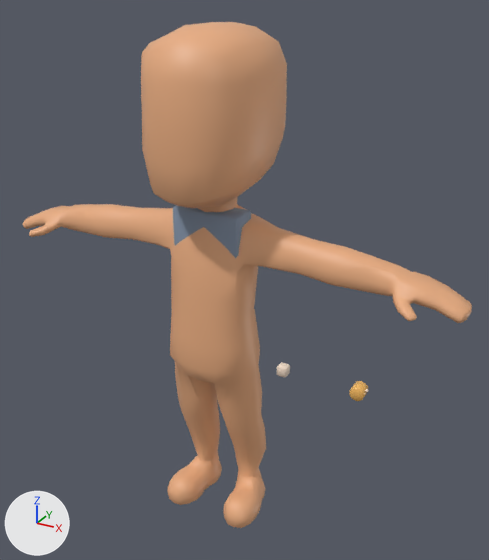
Before and after pictures for a commit that changed the glTF model unity/Assets/Art/EarlyGame/staff-kit/staff-founder-idle.glb.
Before and after are seen from a 50 mm camera at (1.08, -1.78, 1.85) aimed at (-0.07, 0.32, 0.8). Every picture has the same lights, and +X, +Y and +Z are marked at lower left. The picture after the commit comes second. Where no turn or scale is listed for an object, it has been applied to the vertices. Vertices at exactly the same position are counted once.

Names of what the first picture shows: 'Blazer', 'FounderMug', 'Hand_-1', 'Torso'.
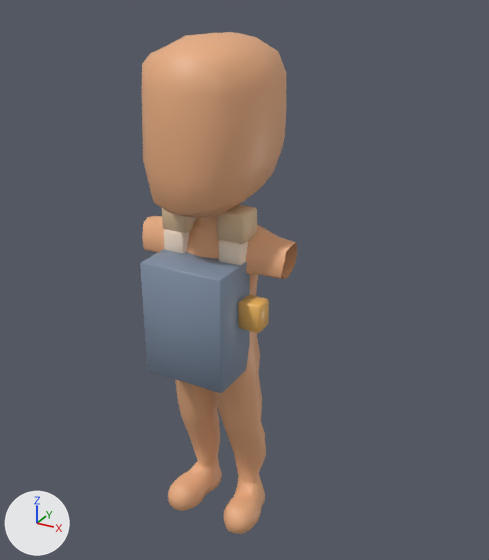
ob_staffroot is not drawn itself; it is the parent of ob_hips.

Edits to the bpy script that builds the scene:
```text
Change me_cube_005:
    remove me_cube_005.from_pydata(...)  # 24 vertices, 44 faces; spans x -0.2342..-0.1783, y 0.9528..1.0087, z -0.0187..0.0372
    add me_cube_005.from_pydata(...)  # 24 vertices, 44 faces; spans x -0.1396..-0.0665, y 0.87..0.9345, z 0.0321..0.0966
    me_cube_005 part 4: 24 of 24 vertices moved; they spanned x -0.2342..-0.1783, y 0.9528..1.0087, z -0.0187..0.0372 and now span x -0.1396..-0.0665, y 0.87..0.9345, z 0.0321..0.0966; mean shift (0.1032, -0.0784, 0.055)
Change me_cylinder:
    used by ob_foundermug; parent = ob_hand_1; location = (0.0, 0.0, 0.0)
    remove me_cylinder.from_pydata(...)  # 48 vertices, 92 faces; spans x 0.1685..0.2445, y 0.9407..1.0207, z -0.0287..0.0473
    add me_cylinder.from_pydata(...)  # 24 vertices, 44 faces; spans x 0.1506..0.228, y 0.855..0.9496, z 0.0643..0.1331
    me_cylinder part 5: the whole mesh is rebuilt
Change me_charactermedium:
    used by ob_torso; parent = ob_hips; location = (0.0, 0.0, 0.0)
    remove me_charactermedium.from_pydata(...)  # 1130 vertices, 2256 faces; spans x -0.82..0.82, y 0.0..1.72, z -0.24..0.23
    add me_charactermedium.from_pydata(...)  # 770 vertices, 1518 faces; spans x -0.27..0.27, y 0.0..1.72, z -0.24..0.23
    me_charactermedium part 1: 180 vertices removed from x 0.32..0.82, y 0.97..1.11, z -0.04..0.15
    me_charactermedium part 2: 180 vertices removed from x -0.82..-0.32, y 0.97..1.11, z -0.04..0.15
Change me_cube_014:
    remove me_cube_014.from_pydata(...)  # 24 vertices, 44 faces; spans x -0.12..0.121, y -0.077..0.017, z 0.826..1.17
    add me_cube_014.from_pydata(...)  # 24 vertices, 44 faces; spans x -0.146..0.146, y -0.228..-0.039, z 0.663..1.058
    me_cube_014 part 3: 24 of 24 vertices moved; they spanned x -0.12..0.121, y -0.077..0.017, z 0.826..1.17 and now span x -0.146..0.146, y -0.228..-0.039, z 0.663..1.058; mean shift (0.0, -0.103, -0.138)
Change ob_hand__1:
    add ob_hand__1.parent = ob_lowerarm__1
Change ob_hand_1:
    add ob_hand_1.parent = ob_lowerarm_1
Change ob_staffroot:
    ob_staffroot.location: (0.0, 0.0, 0.0287) -> (0.0, 0.0, -0.000312)
Change ob_blazer:
    ob_blazer.location: (0.0, 0.0, 0.029) -> (0.0, 0.0, 0.0)
Add ob_lowerarm_1:
    ob_lowerarm_1 = bpy.data.objects.new('LowerArm_1', me_cube_015_1)  # 24 vertices, 44 faces; spans x 0.0668..0.1399, y 0.908..1.0026, z 0.0278..0.1009; in mat_lowerarm_1_solid_001 (beige #f1ddc8)
    ob_lowerarm_1.parent = ob_elbow_1
    ob_lowerarm_1.location = (0.0, 0.0, 0.0)
Add ob_elbow_1:
    ob_elbow_1 = bpy.data.objects.new('Elbow_1', me_cube_014_1)  # 24 vertices, 44 faces; spans x 0.0689..0.1377, y 0.97..1.0388, z 0.0299..0.0987; in mat_elbow_1_solid_001 (beige #ddbf99)
    ob_elbow_1.parent = ob_upperarm_1
    ob_elbow_1.location = (0.0, 0.0, 0.0)
Add ob_upperarm_1:
    ob_upperarm_1 = bpy.data.objects.new('UpperArm_1', me_cube_013_1)  # 24 vertices, 44 faces; spans x 0.0646..0.142, y 1.0134..1.1252, z 0.0256..0.103; in mat_upperarm_1_solid_001 (beige #f1ddc8)
    ob_upperarm_1.parent = ob_shoulder_1
    ob_upperarm_1.location = (0.0, 0.0, 0.0)
Add ob_shoulder_1:
    ob_shoulder_1 = bpy.data.objects.new('Shoulder_1', me_cube_012_1)  # 24 vertices, 44 faces; spans x 0.056..0.1506, y 1.1226..1.2172, z -0.0002..0.0944; in mat_shoulder_1_solid_001 (beige #ddbf99)
    ob_shoulder_1.parent = ob_torso
    ob_shoulder_1.location = (0.0, 0.0, 0.0)
Add ob_lowerarm__1:
    ob_lowerarm__1 = bpy.data.objects.new('LowerArm_-1', me_cube_010_1)  # 24 vertices, 44 faces; spans x -0.1396..-0.0665, y 0.908..1.0026, z 0.0278..0.1009; in mat_lowerarm__1_solid_001 (beige #f1ddc8)
    ob_lowerarm__1.parent = ob_elbow__1
    ob_lowerarm__1.location = (0.0, 0.0, 0.0)
Add ob_elbow__1:
    ob_elbow__1 = bpy.data.objects.new('Elbow_-1', me_cube_009_1)  # 24 vertices, 44 faces; spans x -0.1375..-0.0687, y 0.97..1.0388, z 0.0299..0.0987; in mat_elbow__1_solid_001 (beige #ddbf99)
    ob_elbow__1.parent = ob_upperarm__1
    ob_elbow__1.location = (0.0, 0.0, 0.0)
Add ob_upperarm__1:
    ob_upperarm__1 = bpy.data.objects.new('UpperArm_-1', me_cube_008_1)  # 24 vertices, 44 faces; spans x -0.1418..-0.0644, y 1.0134..1.1252, z 0.0256..0.103; in mat_mughandle_solid (beige #f1ddc8)
    ob_upperarm__1.parent = ob_shoulder__1
    ob_upperarm__1.location = (0.0, 0.0, 0.0)
Add ob_shoulder__1:
    ob_shoulder__1 = bpy.data.objects.new('Shoulder_-1', me_cube_007_1)  # 24 vertices, 44 faces; spans x -0.1504..-0.0558, y 1.1226..1.2172, z -0.0002..0.0944; in mat_shoulder__1_solid_001 (beige #ddbf99)
    ob_shoulder__1.parent = ob_torso
    ob_shoulder__1.location = (0.0, 0.0, 0.0)
```

Boxes [x1, y1, x2, y2] around the edits, measured in the pictures (489 x 560 px):
'Torso', reshaped, moved (65% narrower): before [23, 22, 472, 528]; after [142, 32, 297, 534]
'Blazer', reshaped, moved: before [173, 205, 251, 258]; after [140, 249, 250, 393]
'Shoulder_1', added (beige): after [217, 205, 257, 244]
'FounderMug', reshaped, moved (60% wider, 86% taller): before [349, 381, 368, 401]; after [238, 295, 269, 333]
'UpperArm_1', added: after [219, 240, 248, 265]
'Shoulder_-1', added (beige): after [162, 208, 197, 233]
'UpperArm_-1', added: after [164, 229, 189, 253]
'Hand_-1', reshaped, moved (not visible afterwards): before [277, 362, 290, 377]
part 1 of me_charactermedium, deleted (beige): before [281, 234, 472, 323]
part 2 of me_charactermedium, deleted (beige): before [23, 204, 150, 242]
